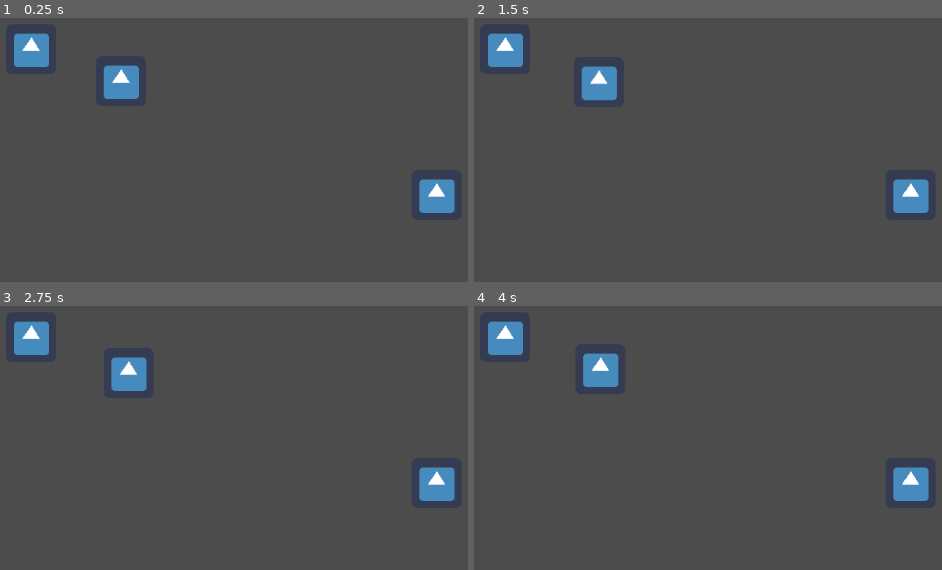
Above: before the commit, frames 1-4 (two rows, left to right).
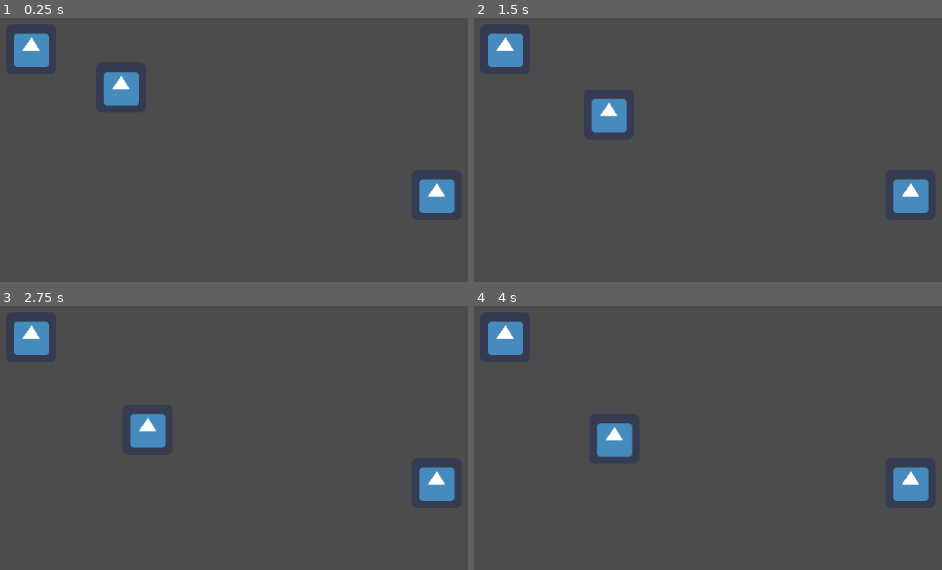
Above: after the commit, the same moments.

Repository: Blavier/Hearthfactions
Game: Godot game, scene res://Node2D.tscn
Same seed, same stepped clock (60 frames per second), same inputs: the game is played once before the commit and once after it. The engine's default icon, where the game draws it, is replaced by a stand-in: a white triangle on a blue panel in a dark square.
Inputs:
- Up to frame 1 (0.25 s): no input
- Up to frame 2 (1.5 s): hold Right (ui_right) 0.53-1.28 s; hold Down (ui_down) from 1.28 s (still down)
- Up to frame 3 (2.75 s): release Down (ui_down) at 2.03 s; hold Right (ui_right) from 2.03 s (still down)
- Up to frame 4 (4 s): release Right (ui_right) at 2.78 s; hold Up (ui_up) 2.78-3.53 s; hold Left (ui_left) from 3.53 s (still down)

The runs differ from the first frame. In frame 1, 0.6% of the frame differs, in the area x 22-30%, y 17-34%; in frame 2, 1.9%; in frame 3, 2.0%, in the area x 23-36%, y 19-54%; in frame 4, 2.0%.

Commit message:
Update KinematicBody2D.gd

Diff:
--- a/KinematicBody2D.gd
+++ b/KinematicBody2D.gd
@@ -1,11 +1,12 @@
 extends KinematicBody2D
 
-var speed = 400
+var gravity = 1.0
+var speed = 2000
 var velocity = Vector2()
 
 func _physics_process(delta):
 	velocity = Vector2()
-
+	velocity.y += gravity
 	if Input.is_action_pressed("ui_right"):
 		velocity.x += 1
 	if Input.is_action_pressed("ui_left"):
